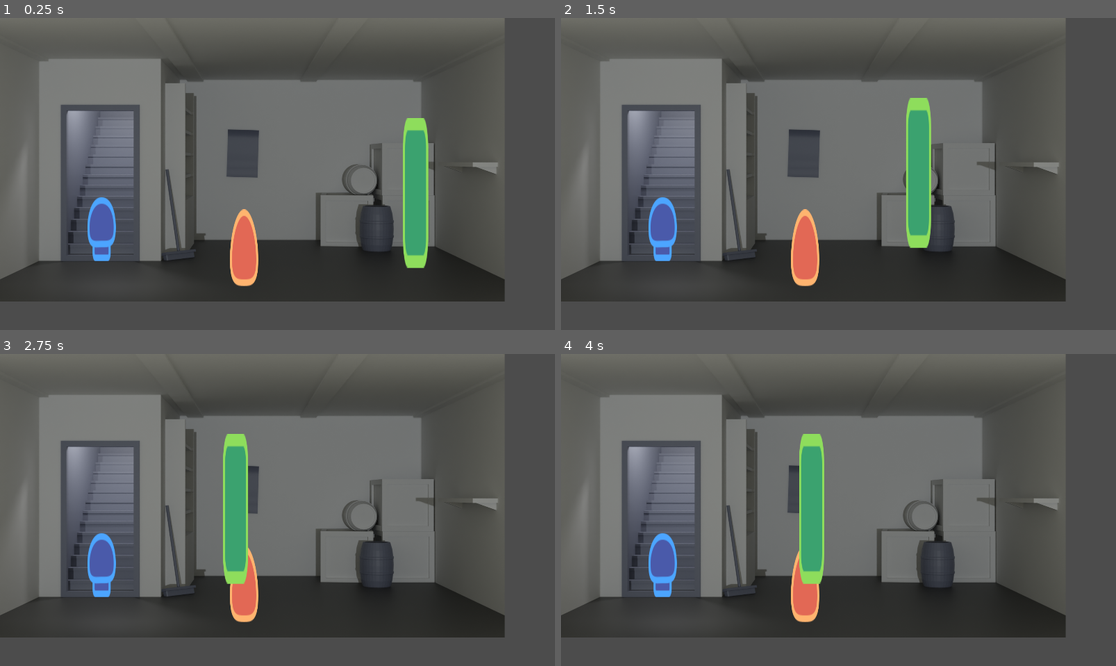
Above: before the commit, frames 1-4 (two rows, left to right).
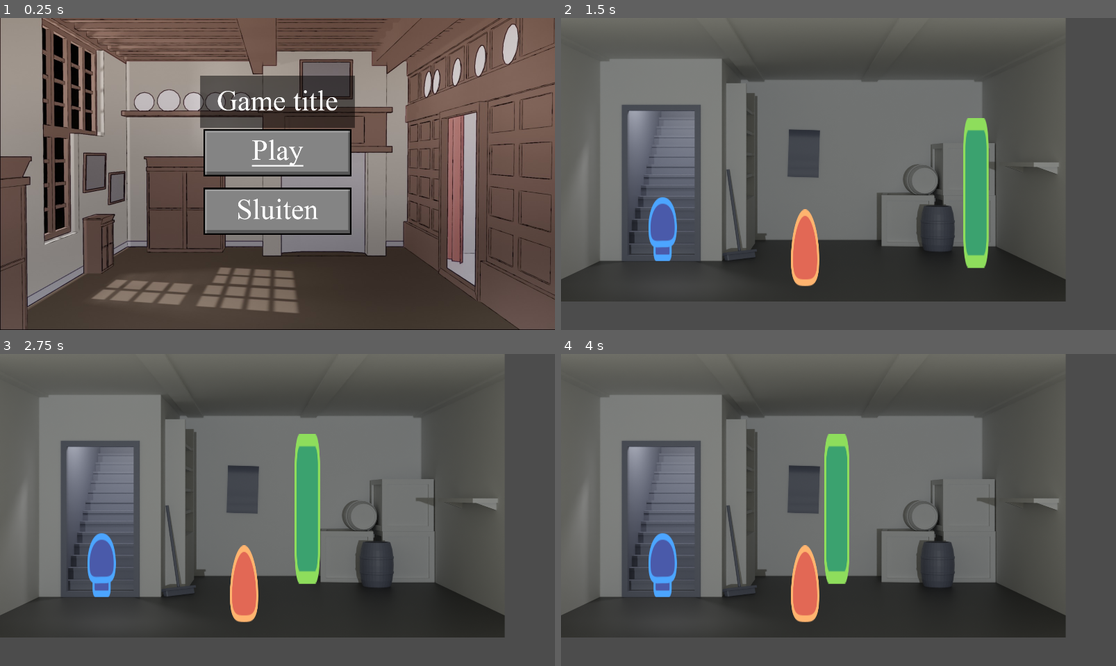
Above: after the commit, the same moments.

Repository: Drelofs/Historic_Roman
Game: Godot game, scene res://Interface/Titlescreen.tscn
Same seed, same stepped clock (60 frames per second), same inputs: the game is played once before the commit and once after it. Before the commit the project starts from res://levels/demo/demo.tscn.
Inputs (mouse positions are in pixels of both pictures, inside the frame that each line leads up to):
- Up to frame 1 (0.25 s): no input
- Up to frame 2 (1.5 s): click (838, 152) at 0.52 s; move the mouse to (660, 233) at 1.27 s; click (660, 233) at 1.42 s
- Up to frame 3 (2.75 s): move the mouse to (166, 525) at 2.02 s; click (166, 525) at 2.17 s
- Up to frame 4 (4 s): move the mouse to (894, 441) at 2.77 s; click (894, 441) at 2.92 s; move the mouse to (810, 572) at 3.52 s; click (810, 572) at 3.67 s

The runs differ from the first frame. In frame 1, 71% of the frame differs, in the area x 0-100%, y 0-100%; in frame 2, 4.3%; in frame 3, 4.2%; in frame 4, 4.2%.

Commit message:
Added title screen

Diff:
--- /dev/null
+++ b/Interface/Titlescreen.gd
@@ -0,0 +1,17 @@
+extends Control
+
+func _ready():
+	$CanvasLayer/MarginContainer/VBoxContainer/VBoxContainer/TextureButton.grab_focus()
+
+func _physics_process(_delta):
+	if $CanvasLayer/MarginContainer/VBoxContainer/VBoxContainer/TextureButton.is_hovered() == true:
+		$CanvasLayer/MarginContainer/VBoxContainer/VBoxContainer/TextureButton.grab_focus()
+	if $CanvasLayer/MarginContainer/VBoxContainer/VBoxContainer/TextureButton2.is_hovered() == true:
+		$CanvasLayer/MarginContainer/VBoxContainer/VBoxContainer/TextureButton2.grab_focus()
+
+func _on_TextureButton2_pressed():
+	get_tree().quit()
+
+
+func _on_TextureButton_pressed():
+	get_tree().change_scene("res://levels/demo/demo.tscn")
--- /dev/null
+++ b/Interface/Titlescreen.tscn
@@ -0,0 +1,73 @@
+[gd_scene load_steps=8 format=2]
+
+[ext_resource path="res://sprites/Titlescreen.jpeg" type="Texture" id=1]
+[ext_resource path="res://sprites/Gametitle.png" type="Texture" id=2]
+[ext_resource path="res://Interface/Titlescreen.gd" type="Script" id=3]
+[ext_resource path="res://sprites/Play_selected.png" type="Texture" id=4]
+[ext_resource path="res://sprites/Play.png" type="Texture" id=5]
+[ext_resource path="res://sprites/Exit_selected.png" type="Texture" id=6]
+[ext_resource path="res://sprites/Exit.png" type="Texture" id=7]
+
+[node name="Titlescreen" type="Control"]
+anchor_right = 1.0
+anchor_bottom = 1.0
+script = ExtResource( 3 )
+__meta__ = {
+"_edit_use_anchors_": false
+}
+
+[node name="CanvasLayer" type="CanvasLayer" parent="."]
+
+[node name="TextureRect" type="TextureRect" parent="CanvasLayer"]
+anchor_right = 1.0
+anchor_bottom = 1.0
+texture = ExtResource( 1 )
+expand = true
+__meta__ = {
+"_edit_use_anchors_": false
+}
+
+[node name="MarginContainer" type="MarginContainer" parent="CanvasLayer"]
+anchor_left = 0.5
+anchor_right = 0.5
+anchor_bottom = 1.0
+margin_left = -435.5
+margin_top = 200.0
+margin_right = 435.5
+__meta__ = {
+"_edit_use_anchors_": false
+}
+
+[node name="VBoxContainer" type="VBoxContainer" parent="CanvasLayer/MarginContainer"]
+margin_left = 168.0
+margin_right = 702.0
+margin_bottom = 880.0
+size_flags_horizontal = 4
+
+[node name="TextureRect" type="TextureRect" parent="CanvasLayer/MarginContainer/VBoxContainer"]
+margin_right = 534.0
+margin_bottom = 181.0
+texture = ExtResource( 2 )
+
+[node name="VBoxContainer" type="VBoxContainer" parent="CanvasLayer/MarginContainer/VBoxContainer"]
+margin_left = 11.0
+margin_top = 185.0
+margin_right = 523.0
+margin_bottom = 551.0
+size_flags_horizontal = 4
+custom_constants/separation = 40
+
+[node name="TextureButton" type="TextureButton" parent="CanvasLayer/MarginContainer/VBoxContainer/VBoxContainer"]
+margin_right = 512.0
+margin_bottom = 163.0
+texture_normal = ExtResource( 5 )
+texture_focused = ExtResource( 4 )
+
+[node name="TextureButton2" type="TextureButton" parent="CanvasLayer/MarginContainer/VBoxContainer/VBoxContainer"]
+margin_top = 203.0
+margin_right = 512.0
+margin_bottom = 366.0
+texture_normal = ExtResource( 7 )
+texture_focused = ExtResource( 6 )
+[connection signal="pressed" from="CanvasLayer/MarginContainer/VBoxContainer/VBoxContainer/TextureButton" to="." method="_on_TextureButton_pressed"]
+[connection signal="pressed" from="CanvasLayer/MarginContainer/VBoxContainer/VBoxContainer/TextureButton2" to="." method="_on_TextureButton2_pressed"]
--- a/project.godot
+++ b/project.godot
@@ -15,13 +15,12 @@
 
 [application]
 
-config/name="Test Historische Roman"
-run/main_scene="res://levels/demo/demo.tscn"
+config/name="Historische Roman"
+run/main_scene="res://Interface/Titlescreen.tscn"
 config/icon="res://icon.png"
 
 [autoload]
 
-ConstantsScript="*res://entities/Constants.gd"
 ConstantsScene="*res://entities/Constants.tscn"
 
 [display]
@@ -39,12 +38,7 @@
 }
 pause={
 "deadzone": 0.5,
-"events": [ Object(InputEventKey,"resource_local_to_scene":false,"resource_name":"","device":0,"alt":false,"shift":false,"control":false,"meta":false,"command":false,"pressed":false,"scancode":16777217,"unicode":0,"echo":false,"script":null)
-, Object(InputEventKey,"resource_local_to_scene":false,"resource_name":"","device":0,"alt":false,"shift":false,"control":false,"meta":false,"command":false,"pressed":false,"scancode":80,"unicode":0,"echo":false,"script":null)
+"events": [ Object(InputEventKey,"resource_local_to_scene":false,"resource_name":"","device":0,"alt":false,"shift":false,"control":false,"meta":false,"command":false,"pressed":false,"scancode":80,"unicode":0,"echo":false,"script":null)
+, Object(InputEventKey,"resource_local_to_scene":false,"resource_name":"","device":0,"alt":false,"shift":false,"control":false,"meta":false,"command":false,"pressed":false,"scancode":16777217,"unicode":0,"echo":false,"script":null)
  ]
 }
-right_click={
-"deadzone": 0.5,
-"events": [ Object(InputEventMouseButton,"resource_local_to_scene":false,"resource_name":"","device":0,"alt":false,"shift":false,"control":false,"meta":false,"command":false,"button_mask":0,"position":Vector2( 0, 0 ),"global_position":Vector2( 0, 0 ),"factor":1.0,"button_index":2,"pressed":false,"doubleclick":false,"script":null)
- ]
-}
Binary file added: sprites/Gametitle.png
Not shown, added: sprites/Gametitle.png.import
Binary file added: sprites/Play.png
Not shown, added: sprites/Play.png.import
Binary file added: sprites/Play_selected.png
Not shown, added: sprites/Play_selected.png.import
Binary file added: sprites/Titlescreen.jpeg
Not shown, added: sprites/Titlescreen.jpeg.import
Not shown, changed: .DS_Store
Not shown, changed: sprites/.DS_Store
